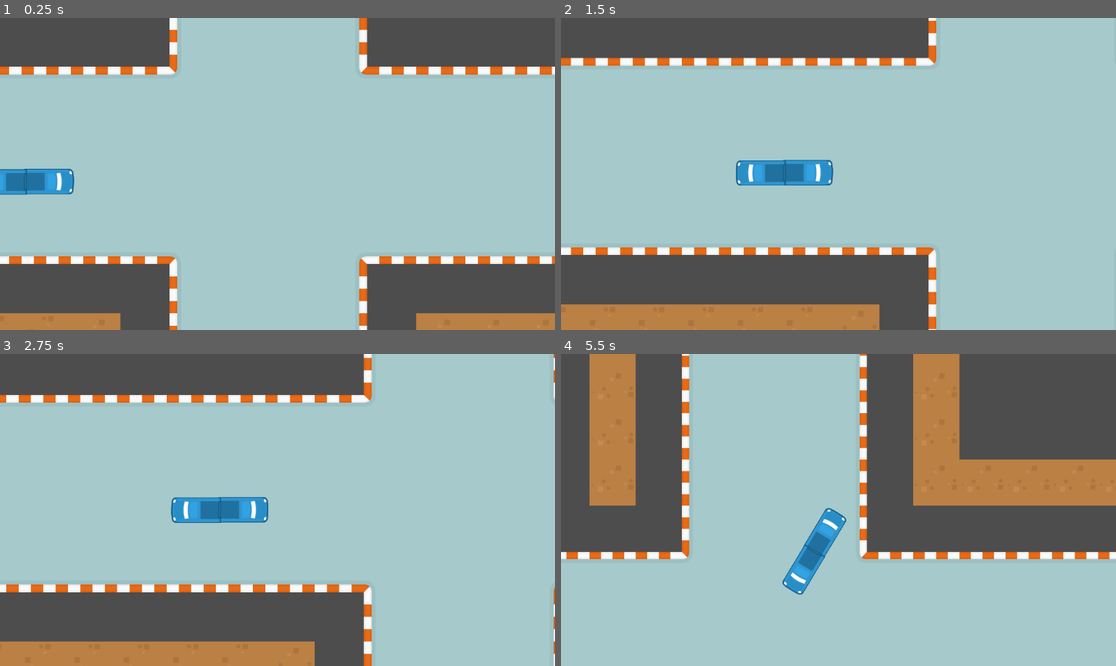
Above: before the commit, frames 1-4 (two rows, left to right).
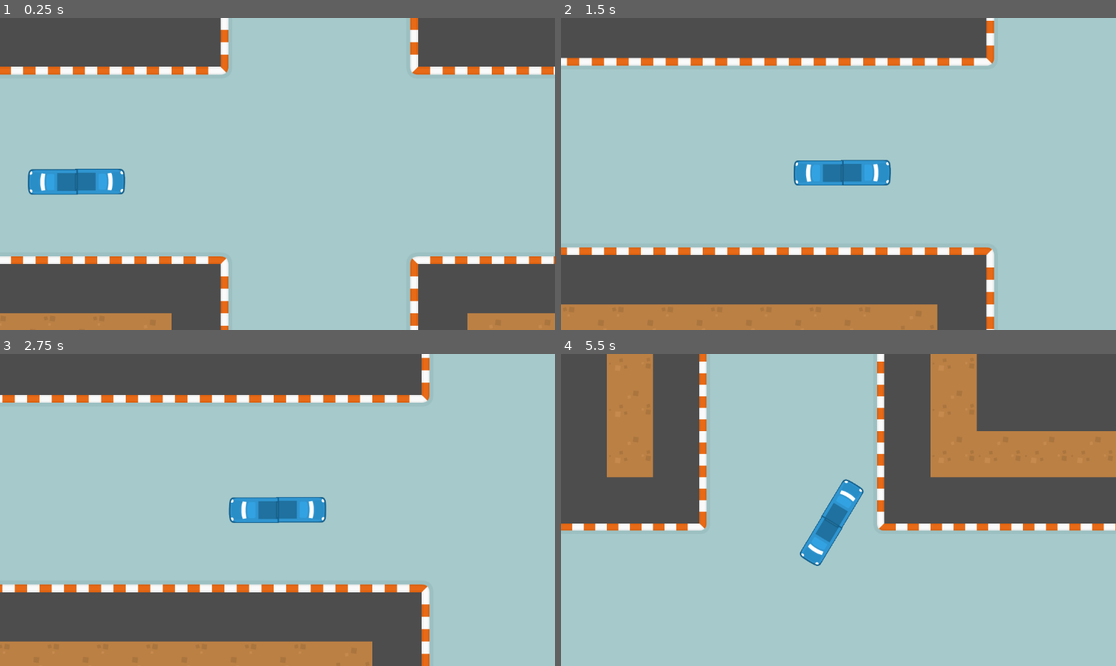
Above: after the commit, the same moments.

Repository: mgardne8/LoopDriver
Game: Godot game, scene res://Assets/Scenes/city_level.tscn
The game is run twice, just before and just after one commit, with the same random seed, the same clock (stepped at 60 frames per second) and the same inputs.
Inputs:
- Up to frame 1 (0.25 s): no input
- Up to frame 2 (1.5 s): hold D (steer_right) 0.53-1.28 s; tap Q (shake) at 0.6, 1.35 s; hold Space (handbrake) from 1.28 s (still down)
- Up to frame 3 (2.75 s): release Space (handbrake) at 2.03 s; hold D (steer_right) from 2.03 s (still down); tap Q (shake) at 2.1 s
- Up to frame 4 (5.5 s): release D (steer_right) at 2.78 s; hold W (accelerate) 2.78-3.53 s; tap Q (shake) every 0.75 s from 2.85 to 5.1 s; hold A (steer_left) 3.53-5.03 s; hold Space (handbrake) from 5.03 s (still down)

The runs differ from the first frame. In frame 1, 12% of the frame differs, in the area x 0-100%, y 0-100%; in frame 2, 10%; in frame 3, 10%; in frame 4, 26%, in the area x 0-100%, y 0-78%.

Commit message:
Even better camera
Offset from the front of the vehicle also scales with speed - will be centered at slow speed, but camera will look ahead when faster.

Diff:
--- a/Assets/Scenes/camera_2d.gd
+++ b/Assets/Scenes/camera_2d.gd
@@ -6,20 +6,20 @@
 
 @export var randomStrength: float = 30.0
 @export var shakeFade: float = 5.0
-
 var rng = RandomNumberGenerator.new()
-
 var shake_strength: float = 0.0
 
 func apply_shake():
 	shake_strength = randomStrength
 
 func _physics_process(delta: float) -> void:
-	position = position.lerp(player.global_position + Vector2(150,0).rotated(player.rotation),8*delta)
+		# Camera movement and zoom code
+	position = position.lerp(player.global_position + Vector2(350*(player.velocity.length()/875),0).rotated(player.rotation),8*delta)
 	var zoom_level = lerp(0.8-(player.velocity.length()/875)/3,zoom[0],0.5*delta)
 	zoom = Vector2(zoom_level,zoom_level)
 
 func _process(delta: float) -> void:
+	# Camera shake forcing
 	if(Input.is_action_just_pressed("shake")):
 		apply_shake()
 	if shake_strength > 0:
--- a/PlayerBus/PlayerBus.tscn
+++ b/PlayerBus/PlayerBus.tscn
@@ -12,7 +12,6 @@
 height = 252.0
 
 [node name="CharacterBody2D" type="CharacterBody2D"]
-position = Vector2(-1, 0)
 script = ExtResource("1_gkev4")
 
 [node name="Sprite2D" type="Sprite2D" parent="."]
